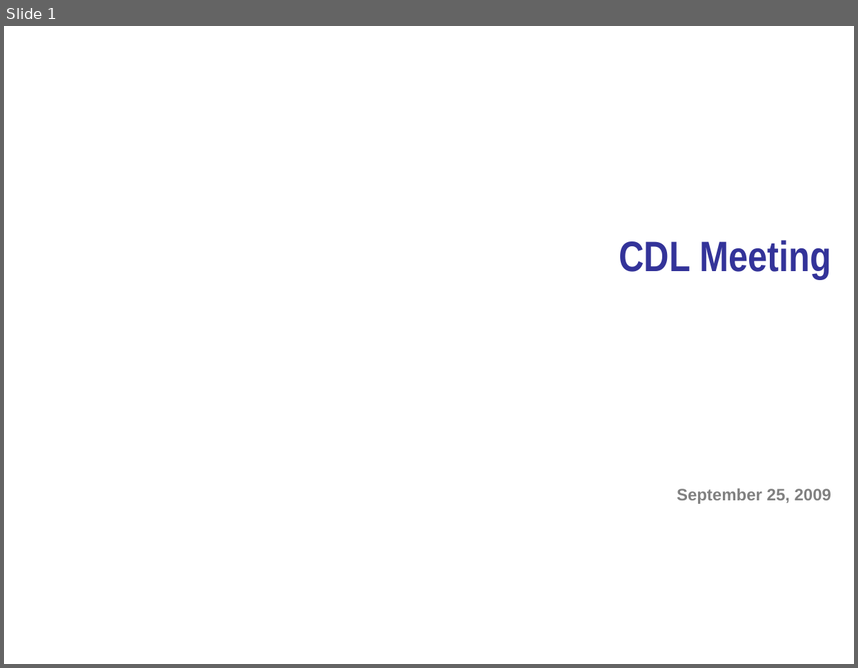
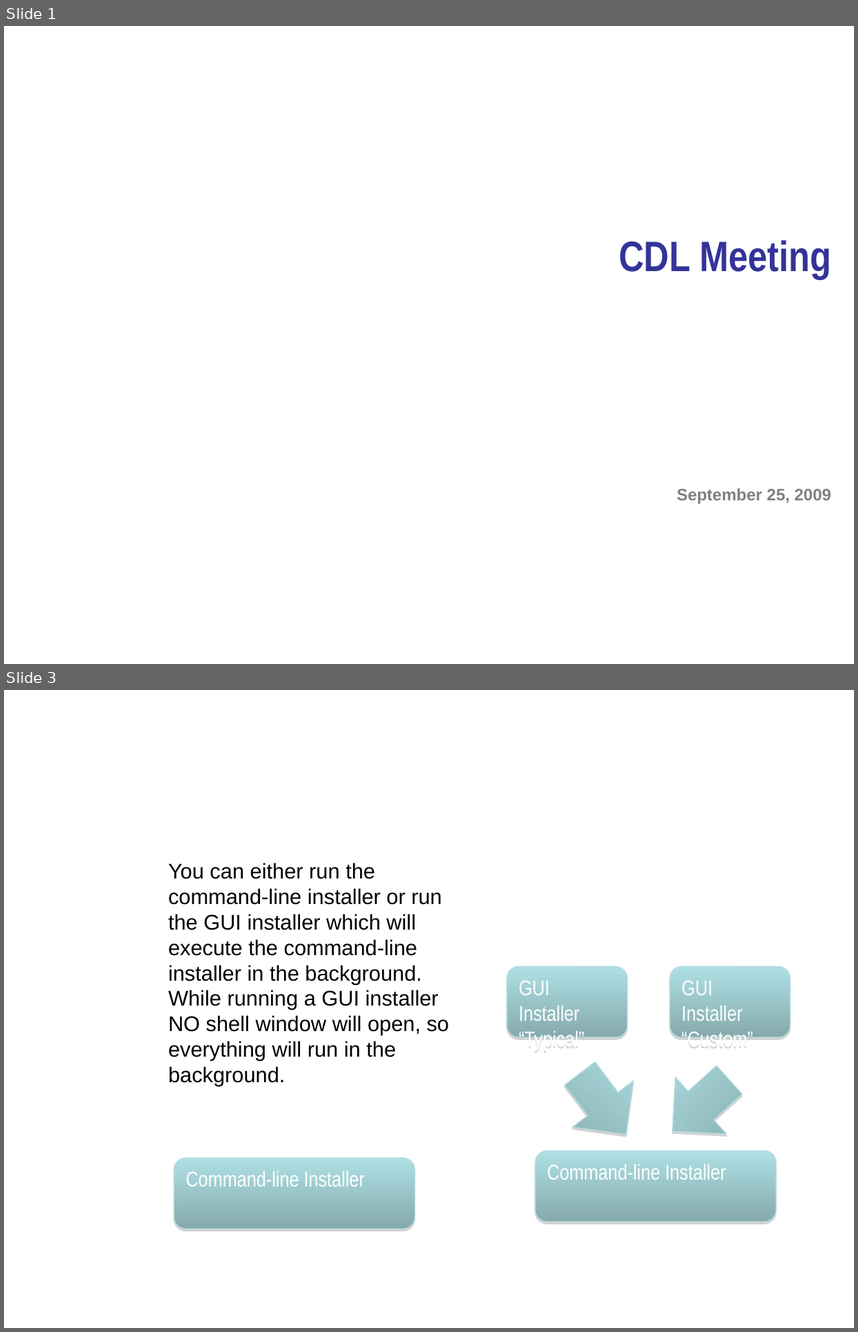
Before and after one commit to NCIP/caarray-docs, a slide deck: project_management/open_meetings/CDL Meeting 2009.09.25.ppt. Shown one above the other, each under a label of ours: slide 1 before the commit, slides 1 and 3 after it; the slides between them are not shown. The pictures are 858x668 and 858x1332 pixels, drawn with LibreOffice and Linux fonts; fonts in the diff are those of the drawing; background and template pictures are left out. Boxes give left, top, right and bottom in pixels: in the first picture for what was removed or moved away, otherwise in the second. Text is boxed around its words. In the diff, an @@ line names an element or a change of style, - is before the commit and + after.

```diff
--- a/project_management/open_meetings/CDL Meeting 2009.09.25.ppt
+++ b/project_management/open_meetings/CDL Meeting 2009.09.25.ppt
@@ slide 3 added at [4,690,854,1328], background picture (left out) @@
@@ title added at [153,690,840,818], 32 pt, text #FFFFFF, bold @@
+Command-line installer vs GUI installer
@@ text added at [168,862,449,1086], 18 pt, text #000000 @@
+You can either run the command-line installer or run the GUI installer which will execute the command-line installer in the background. While running a GUI installer NO shell window will open, so everything will run in the background.
@@ rounded rectangle added at [507,966,628,1037], fill gradient #AFE0E4 to #85AAAD, outline #B6DCDF 0.74 pt, 18 pt, text #FFFFFF @@
+GUI Installer “Typical”
@@ rounded rectangle added at [670,966,791,1037], fill gradient #AFE0E4 to #85AAAD, outline #B6DCDF 0.74 pt, 18 pt, text #FFFFFF @@
+GUI Installer “Custom”
@@ down arrow added at [550,1050,657,1158], fill gradient #AFE0E4 to #85AAAD, outline #B6DCDF 0.74 pt @@
@@ down arrow added at [647,1052,755,1160], fill gradient #AFE0E4 to #85AAAD, outline #B6DCDF 0.74 pt @@
@@ rounded rectangle added at [174,1158,415,1228], fill gradient #AFE0E4 to #85AAAD, outline #B6DCDF 0.74 pt, 18 pt, text #FFFFFF @@
+Command-line Installer
@@ rounded rectangle added at [535,1151,776,1221], fill gradient #AFE0E4 to #85AAAD, outline #B6DCDF 0.74 pt, 18 pt, text #FFFFFF @@
+Command-line Installer
```
Also in this commit, not shown: 2 slides changed, 3 other slides added.
